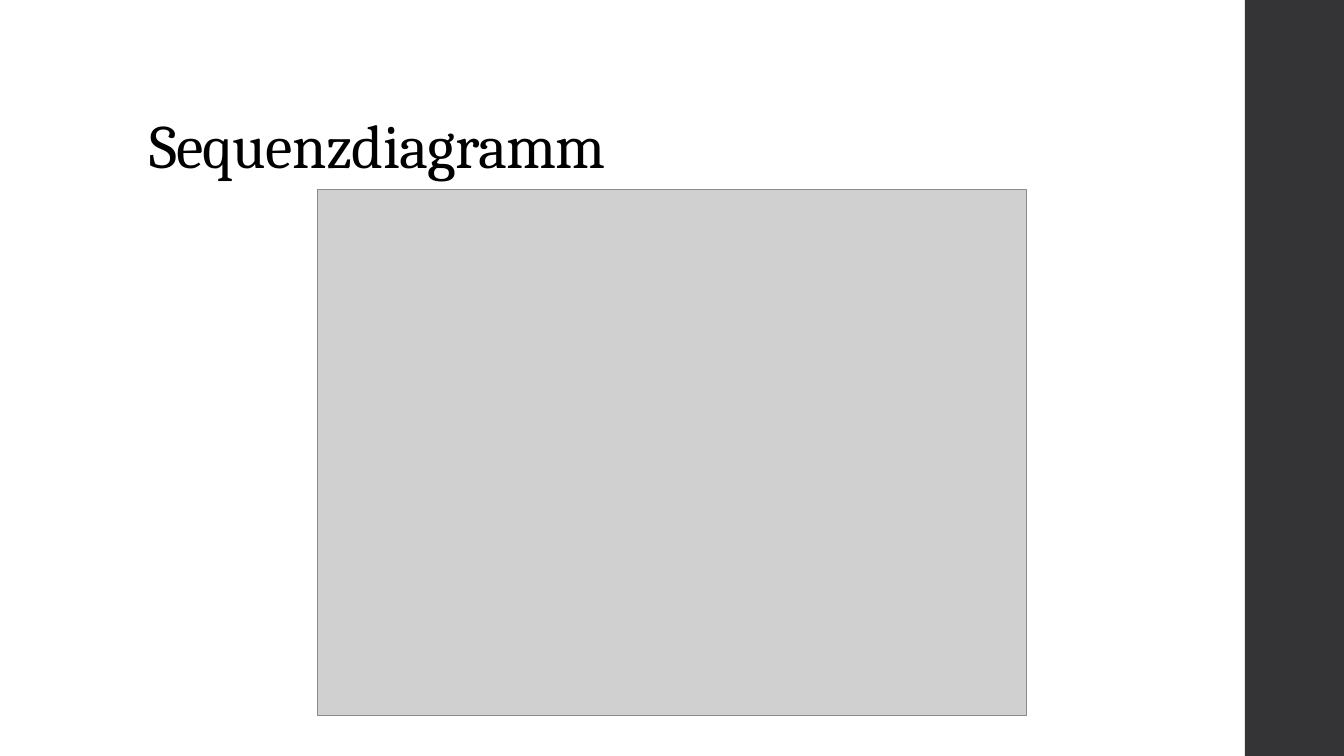
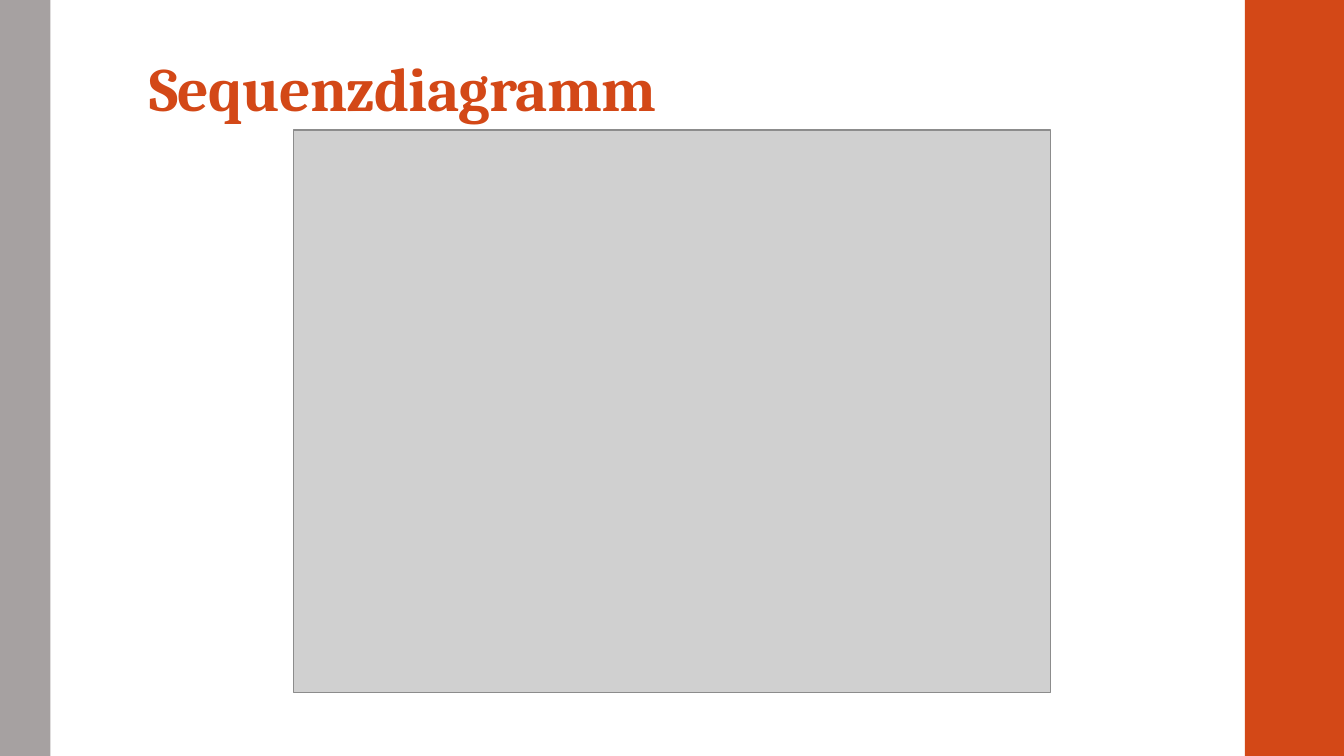
Before and after one commit to CodeIsJustLikeMagic/SE1Minutes, a slide deck: slide 5 of Projekt Diagramme/19 Präsentation und Demo.pptx. Drawn at 1344x756 pixels with LibreOffice and Linux fonts; fonts in the diff are those of the drawing; grey boxes stand for pictures. Boxes give left, top, right and bottom in pixels: in the first picture for what was removed or moved away, otherwise in the second. Text is boxed around its words. In the diff, an @@ line names an element or a change of style, - is before the commit and + after.

```diff
--- a/Projekt Diagramme/19 Präsentation und Demo.pptx
+++ b/Projekt Diagramme/19 Präsentation und Demo.pptx
@@ rectangle added at bbox=[0, 0, 50, 756], fill #A6A1A1 @@
@@ rectangle at bbox=[1245, 0, 1344, 756]: fill #353537 to #D34817 @@
@@ title "Sequenzdiagramm": place and size @@
-title "Sequenzdiagramm" at bbox=[149, 125, 606, 181]
+title "Sequenzdiagramm" at bbox=[149, 68, 656, 125]
@@ title "Sequenzdiagramm" at bbox=[149, 68, 656, 125]: text colour #000000 to #D34817, bold on @@
@@ picture: place and size @@
-picture at bbox=[318, 190, 1026, 716]
+picture at bbox=[293, 130, 1051, 693]
```
Also in this commit, not shown: 6 other slides changed.
